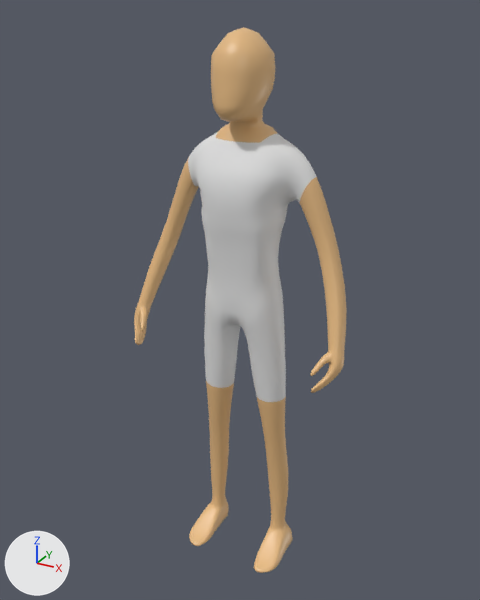
Two versions of the FBX model Assets/Meshes/Players/dani.fbx, one commit apart.
Both versions are drawn from a 50 mm lens placed at (1.052, -1.94, 2.073), pointed at (-0.024, 0.017, 1.095). The axes (+X, +Y, +Z) are drawn at lower left. The lights are the same throughout. Where no turn or scale is listed for an object, it has been applied to the vertices.
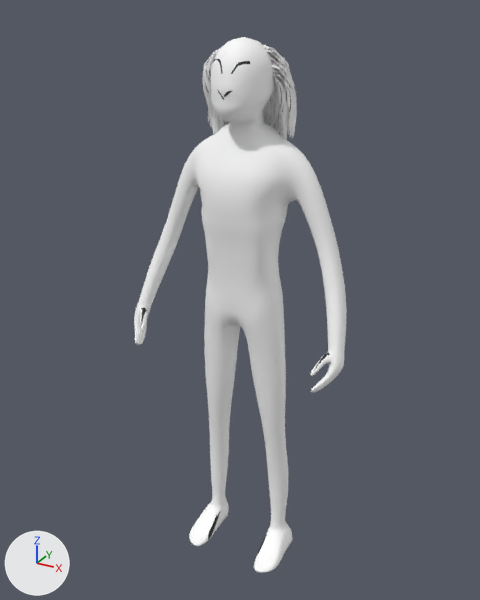
Commit message: starting work on Dani model

Location of each change, (x1, y1, x2, y2) in pixels of the pictures (480 x 600 px):
'Cube.001', reshaped
    before: (134, 27, 347, 573)
    after: (134, 37, 347, 573)
part 1 of me_cube_002, built on
    before: (211, 27, 275, 117)
    after: (202, 37, 297, 140)
part 2 of me_cube_002, recoloured (brown to white)
    both: (134, 71, 347, 573)
part 3 of me_cube_002, recoloured
    both: (188, 133, 317, 402)

The edits, one by one:
Picture 'dani.png' (img_dani_png) is new.
Material 'Material' (mat_material) is new.
Its texture is img_dani_png.
me_cube_002 is used by ob_cube_001; location (0.0, -0.014, 0.901).
me_cube_002 had 2700 vertices, 2698 faces and spanned x -0.42..0.42, y -0.17..0.15, z -0.9..1.12.
me_cube_002 now has 13979 vertices, 13446 faces and spans x -0.42..0.42, y -0.17..0.18, z -0.9..1.09.
me_cube_002 part 1: 2 vertices moved within x -0.04..0.09, y 0.05..0.1, z 1.04; 47 vertices removed from x -0.09..0.09, y -0.11..0.11, z 0.91..1.12; 11326 vertices added at x -0.14..0.16, y -0.12..0.18, z 0.75..1.09.
me_cube_002 part 2: 1870 faces spanning x -0.42..0.42, y -0.17..0.11, z -0.9..1.0 switch from mat_dani (beige #e7bb83) to mat_material (picture img_dani_png).
me_cube_002 part 3: 736 faces spanning x -0.22..0.24, y -0.1..0.15, z -0.17..0.8 switch from mat_undershirt (white #e7e7e7) to mat_material (picture img_dani_png).
